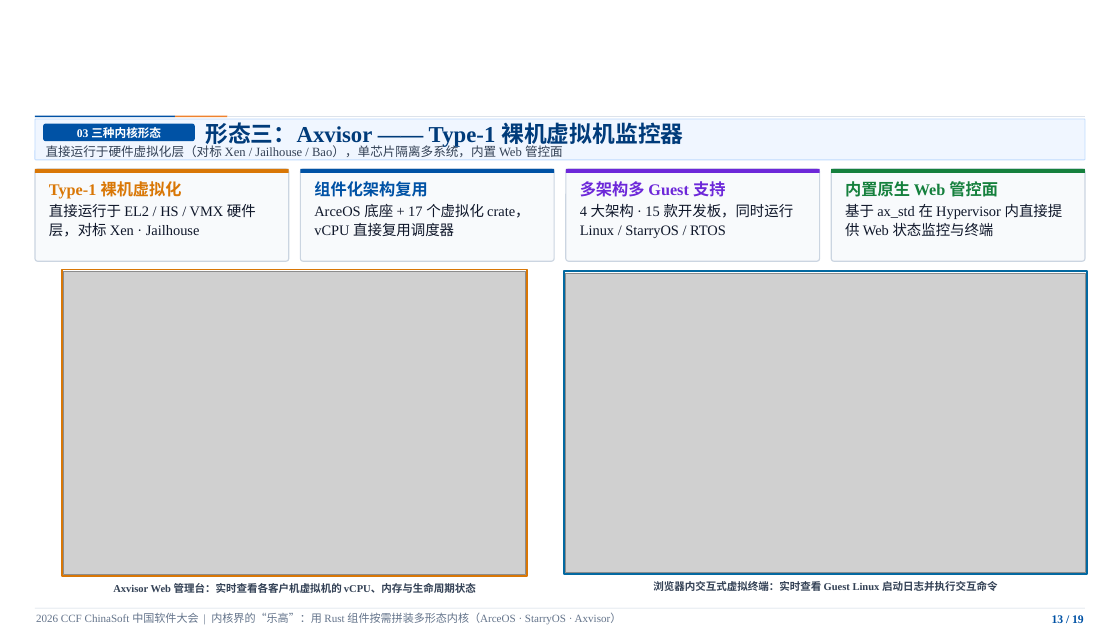
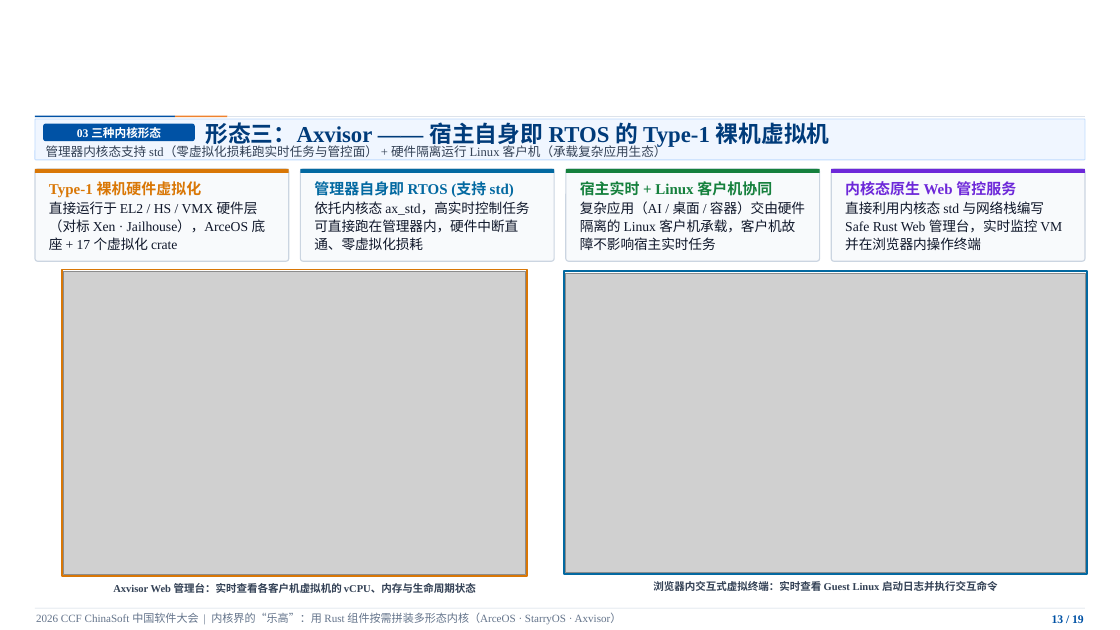
Before and after one commit to ZR233/tgoskits, a slide deck: slide 13 of TGOSKits_Presentation_v2.pptx. Drawn at 1120x630 pixels with LibreOffice and Linux fonts; fonts in the diff are those of the drawing; grey boxes stand for pictures; background and template pictures are left out. Boxes give left, top, right and bottom in pixels: in the first picture for what was removed or moved away, otherwise in the second. Text is boxed around its words. In the diff, an @@ line names an element or a change of style, - is before the commit and + after.

Commit message:
docs(ppt): highlight Axvisor kernel-mode std RTOS + Linux guest hybrid architecture on slide 13

```diff
--- a/TGOSKits_Presentation_v2.pptx
+++ b/TGOSKits_Presentation_v2.pptx
@@ text at (46,143,667,157): text changed @@
-直接运行于硬件虚拟化层（对标 Xen / Jailhouse / Bao），单芯片隔离多系统，内置 Web 管控面
+管理器内核态支持 std（零虚拟化损耗跑实时任务与管控面） + 硬件隔离运行 Linux 客户机（承载复杂应用生态）
@@ text at (205,122,830,148): text changed @@
-形态三：Axvisor —— Type-1 裸机虚拟机监控器
+形态三：Axvisor —— 宿主自身即 RTOS 的 Type-1 裸机虚拟机
@@ rectangle at (301,169,555,173): fill #0052A5 to #0369A1 @@
@@ rectangle at (566,169,820,173): fill #6D28D9 to #15803D @@
@@ rectangle at (832,169,1086,173): fill #15803D to #6D28D9 @@
@@ text at (49,181,266,250): text changed; size 12.4 to 11.7 pt @@
-Type-1 裸机虚拟化
-直接运行于 EL2 / HS / VMX 硬件层，对标 Xen · Jailhouse
+Type-1 裸机硬件虚拟化
+直接运行于 EL2 / HS / VMX 硬件层（对标 Xen · Jailhouse），ArceOS 底座 + 17 个虚拟化 crate
@@ text at (314,181,529,250): text changed; size 12.4 to 11.7 pt @@
-组件化架构复用
-ArceOS 底座 + 17 个虚拟化 crate，vCPU 直接复用调度器
+管理器自身即 RTOS (支持 std)
+依托内核态 ax_std，高实时控制任务可直接跑在管理器内，硬件中断直通、零虚拟化损耗
@@ text at (580,181,805,250): text changed; size 12.4 to 11.7 pt @@
-多架构多 Guest 支持
-4 大架构 · 15 款开发板，同时运行 Linux / StarryOS / RTOS
+宿主实时 + Linux 客户机协同
+复杂应用（AI / 桌面 / 容器）交由硬件隔离的 Linux 客户机承载，客户机故障不影响宿主实时任务
@@ text at (845,181,1062,250): text changed; size 12.4 to 11.7 pt @@
-内置原生 Web 管控面
-基于 ax_std 在 Hypervisor 内直接提供 Web 状态监控与终端
+内核态原生 Web 管控服务
+直接利用内核态 std 与网络栈编写 Safe Rust Web 管理台，实时监控 VM 并在浏览器内操作终端
```
Also in this commit, not shown: 1 other slide changed.
